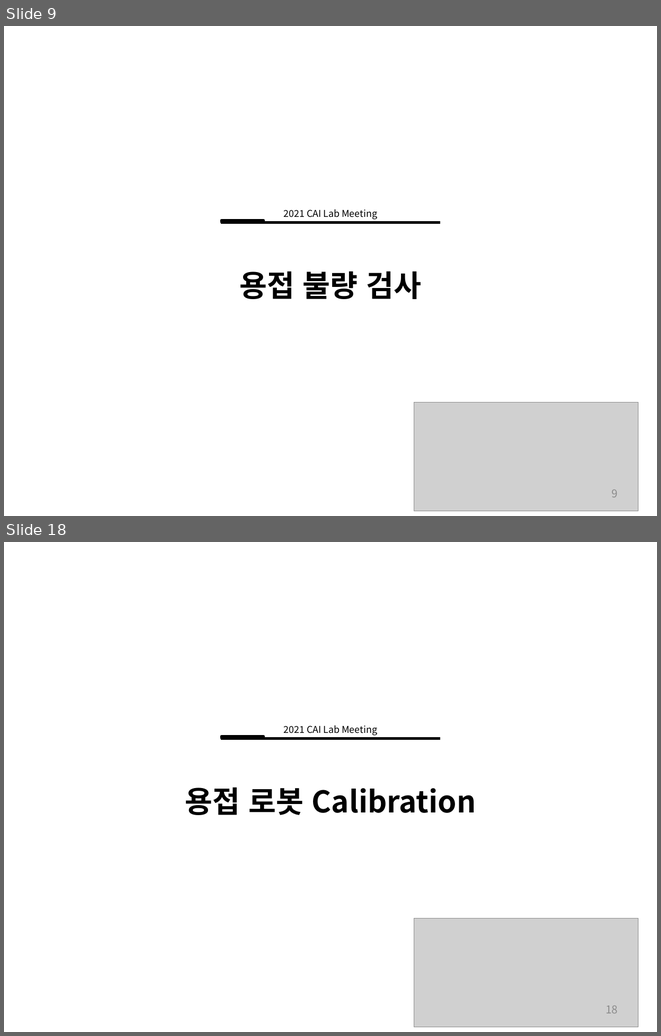
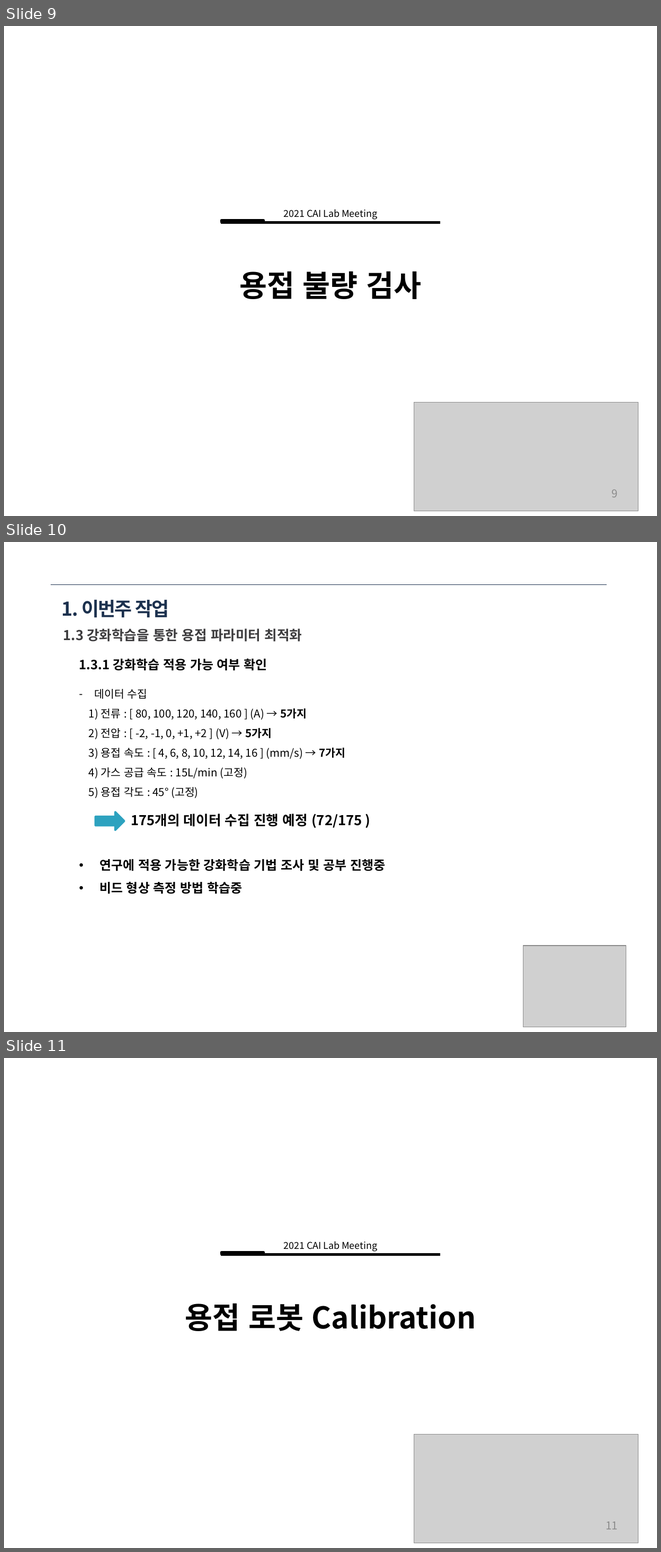
Before and after one commit to ssh6189/2021.11.06, a slide deck: 2021년 11월 6일 용접자동화로봇.pptx. Shown one above the other, each under a label of ours: slides 9 and 18 before the commit, slides 9, 10 and 11 after it; the slides between them are not shown. The pictures are 661x1036 and 661x1552 pixels, drawn with LibreOffice and Linux fonts; fonts in the diff are those of the drawing; grey boxes stand for pictures. Boxes give left, top, right and bottom in pixels: in the first picture for what was removed or moved away, otherwise in the second. Text is boxed around its words. In the diff, an @@ line names an element or a change of style, - is before the commit and + after.

```diff
--- a/2021년 11월 6일 용접자동화로봇.pptx
+++ b/2021년 11월 6일 용접자동화로봇.pptx
@@ slide 10 added at [4, 542, 657, 1032], background #FFFFFF @@
@@ line added from (51, 584) to (607, 584), #1C314E 0.25 pt @@
@@ title added at [62, 600, 169, 618], 21 pt, text #1C314E, bold @@
+1. 이번주 작업
@@ text added at [63, 628, 302, 642], 15 pt, text #3D3C3E, bold @@
+1.3 강화학습을 통한 용접 파라미터 최적화
@@ text added at [79, 658, 385, 893], 12 pt, text #000000 @@
+1.3.1 강화학습 적용 가능 여부 확인
+– 데이터 수집
+1) 전류 : [ 80, 100, 120, 140, 160 ] (A) → 5가지
+2) 전압 : [ -2, -1, 0, +1, +2 ] (V) → 5가지
+3) 용접 속도 : [ 4, 6, 8, 10, 12, 14, 16 ] (mm/s) → 7가지
+4) 가스 공급 속도 : 15L/min (고정)
+5) 용접 각도 : 45° (고정)
+• 연구에 적용 가능한 강화학습 기법 조사 및 공부 진행중
+• 비드 형상 측정 방법 학습중
@@ right arrow added at [95, 812, 124, 830], fill #2DA2BF, outline #2DA2BF 2 pt @@
@@ text added at [131, 813, 362, 828], 15 pt, text #000000, bold @@
+175개의 데이터 수집 진행 예정 (72/175 )
@@ picture added at [523, 945, 626, 1027] @@
@@ what was slide 18 is now slide 11 @@
@@ page number at [606, 1521, 618, 1529]: text changed @@
-18
+11
```
Also in this commit, not shown: 3 slides changed, 8 slides removed.
